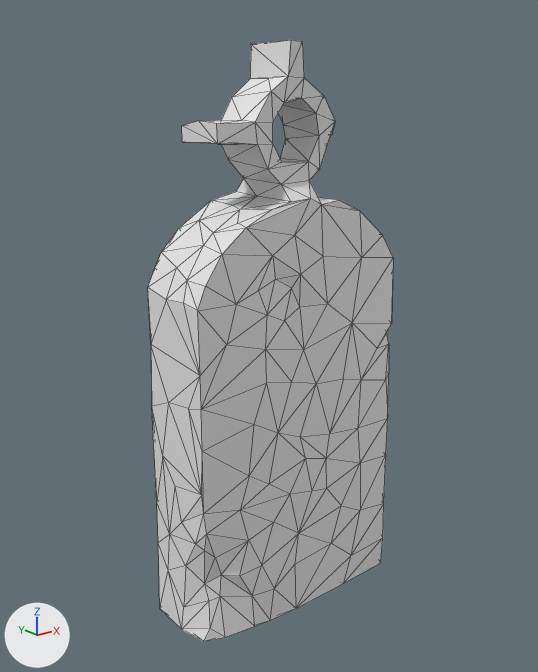
Before and after pictures for a commit that changed the FBX model Assets/Robgrave/Meshes/grave/gravestone04_b.fbx.
The view is the same before and after, from a camera (50 mm lens) standing at (-1.017, -1.198, 1.156) and looking at (-0.011, 0.059, 0.653). The axes (+X, +Y, +Z) are drawn at lower left. The lights are the same throughout. Mesh edges are drawn as thin lines.

The first picture shows 'Gravestone04_lp_b'.
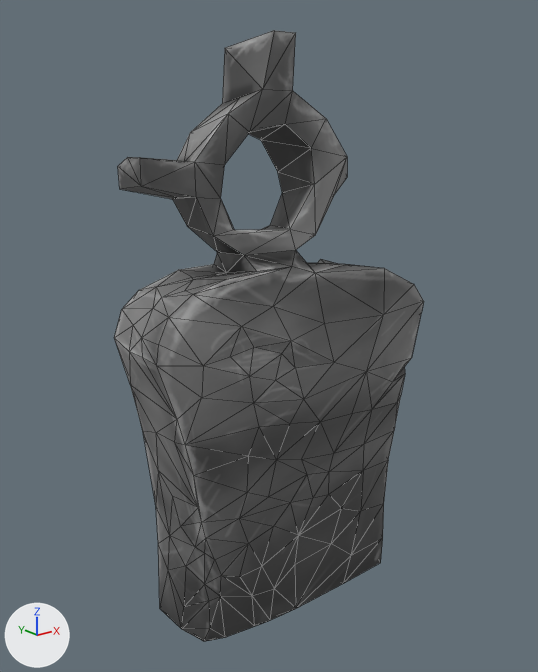
Changed parts and their boxes (x1, y1, x2, y2) in the pictures (538 x 672 px; the box of a moved part takes in the faces that stretch with it):
'Gravestone04_lp_b', recoloured, reshaped, surface changed (26% wider)
    before: (148, 40, 393, 642)
    after: (114, 30, 424, 642)
part 1 of me_cube_023, moved or reshaped
    before: (148, 40, 393, 608)
    after: (114, 30, 424, 608)
part 2 of me_cube_023, surface changed (grey to black)
    both: (160, 538, 383, 642)

Patch to the scene script:
```diff
--- a/Assets/Robgrave/Meshes/grave/gravestone04_b.fbx.py
+++ b/Assets/Robgrave/Meshes/grave/gravestone04_b.fbx.py
@@ img_gravestone04_albedo_png @@
+img_gravestone04_albedo_png = load_image('gravestone04_albedo.png', '../../Materials/Textures/gravestone04_albedo.png', 1024, 1024, 'sRGB')
@@ mat_gravestone04 @@
+mat_gravestone04 = principled_material('gravestone04')
+mat_gravestone04.texture = img_gravestone04_albedo_png
@@ me_cube_023 @@
 # used by ob_gravestone04_lp_b; location = (0.0, 0.0, 0.0)
-me_cube_023.from_pydata(...)  # 280 vertices, 558 faces; spans x -0.277..0.278, y -0.062..0.148, z 0.0..1.273
-me_cube_023.materials.append(mat_gravestone04_b)  # white #e7e7e7
+me_cube_023.from_pydata(...)  # 280 vertices, 558 faces; spans x -0.358..0.327, y -0.126..0.244, z 0.0..1.289
+# me_cube_023 part 1: 250 of 280 vertices moved; they spanned x -0.277..0.276, y -0.062..0.148, z 0.123..1.273 and now span x -0.358..0.327, y -0.126..0.244, z 0.122..1.289; mean shift (-0.013, 0.013, -0.081); largest move (-0.038, 0.143, 0.97) -> (-0.043, 0.227, 0.795)
+# me_cube_023 part 2: texture (UV) coordinates of 558 of 558 faces, centred in x -0.276..0.276, y -0.061..0.148, z 0.001..1.272, changed; they spanned u 0.0..1.0, v 0.0..0.98 and now span u 0.01..0.99, v 0.01..0.99
+me_cube_023.materials.append(mat_gravestone04)  # picture img_gravestone04_albedo_png
```
